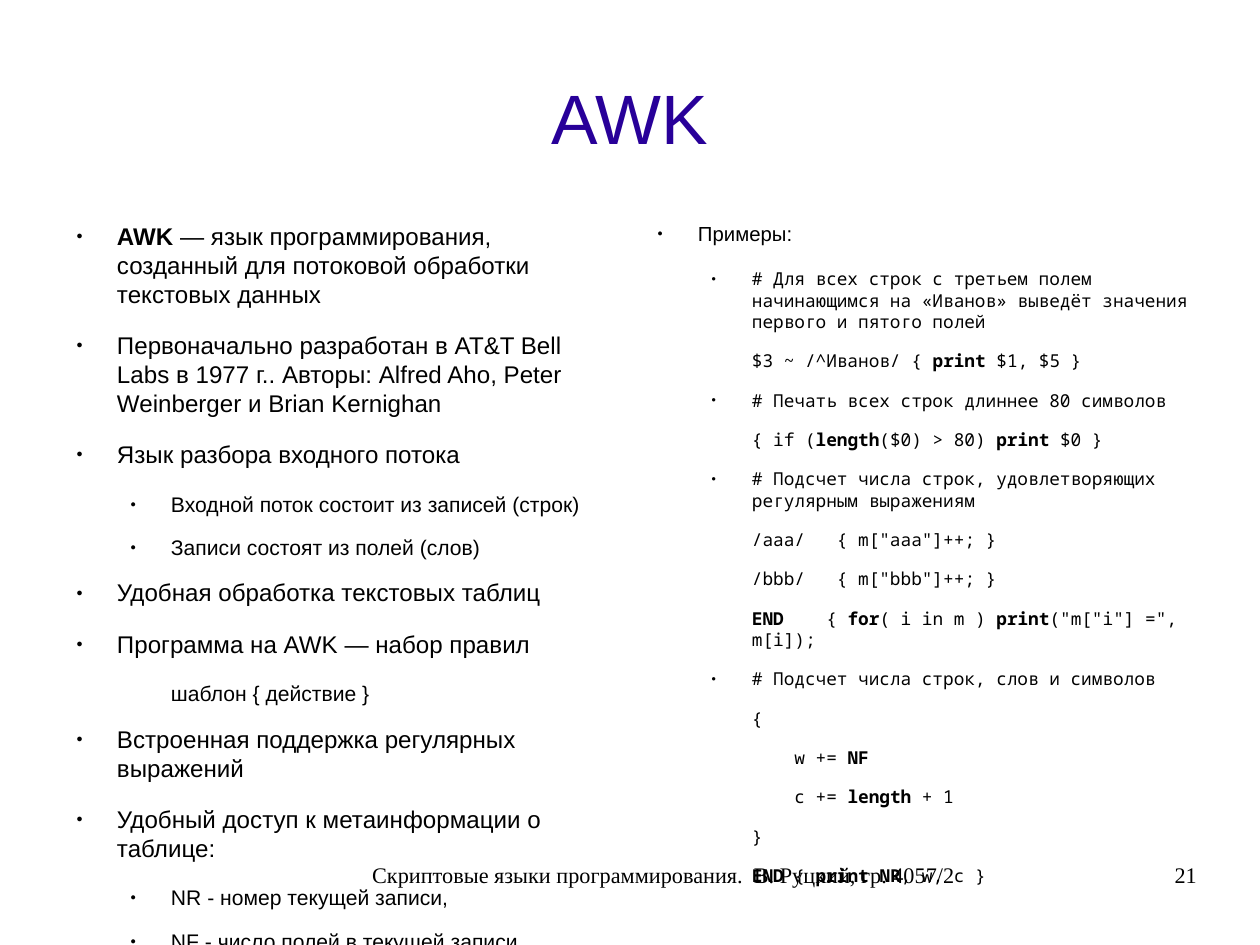
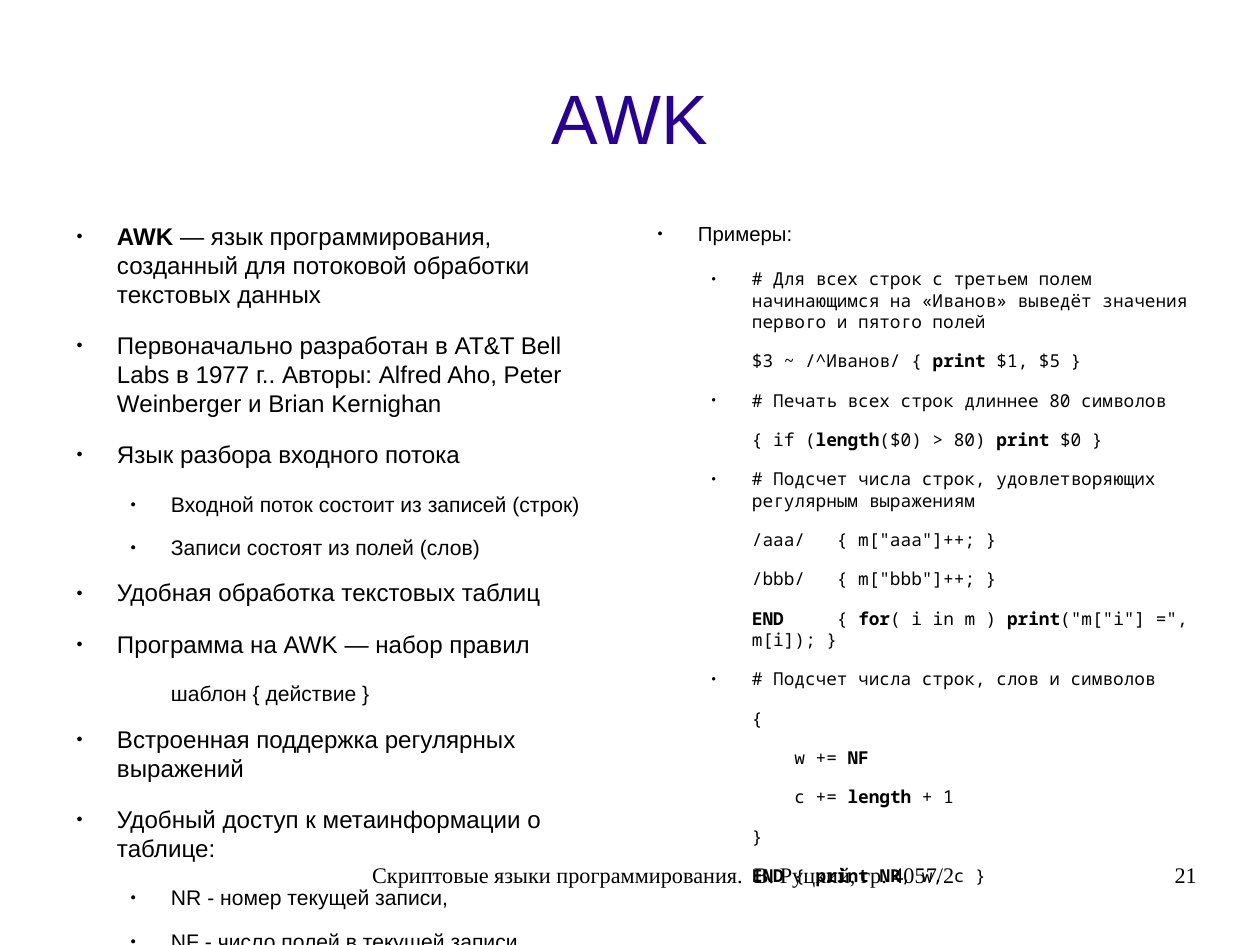
Before and after one commit to rutsky/semester07, a slide deck: slide 21 of Operation_systems/scripting_languages/40572_Rutsky_Scripting_languages.odp. Drawn at 1260x945 pixels with LibreOffice and Linux fonts; fonts in the diff are those of the drawing. Boxes give left, top, right and bottom in pixels: in the first picture for what was removed or moved away, otherwise in the second. Text is boxed around its words. In the diff, an @@ line names an element or a change of style, - is before the commit and + after.

```diff
--- a/Operation_systems/scripting_languages/40572_Rutsky_Scripting_languages.odp
+++ b/Operation_systems/scripting_languages/40572_Rutsky_Scripting_languages.odp
@@ text at (x1=752, y1=611, x2=1145, y2=649): text changed @@
-  END { for( i in m ) print("m["i"] =", m[i]);
+  END { for( i in m ) print("m["i"] =", m[i]); }
```
Also in this commit, not shown: 7 other slides changed.
